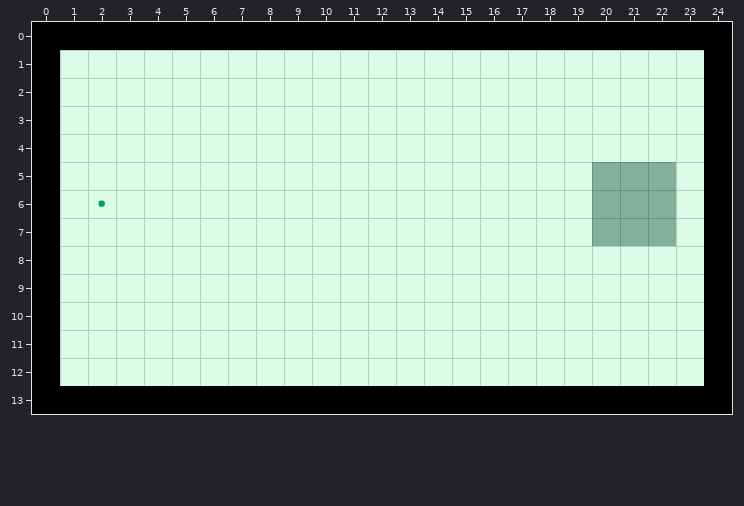
One commit to this Tiled map: res/tilemaps/synth1.tmx. The picture above was drawn from the file before the commit.
Cells are 32x32 px. Shown: x 0..24, y 0..13.
After:
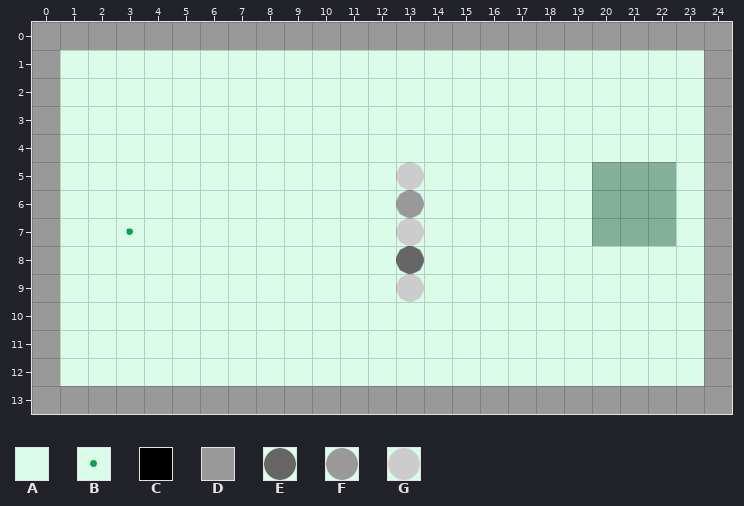
Key: from "foreground2": A 1, B 2 "dirt", C 18, D 21, E 38, F 39, G 40.
_ is an empty cell, . an unchanged one.
From old to new:
--- layer "physics"
@@ x 0..24 @@
- 0 CCCCCCCCCCCCCCCCCCCCCCCCC
- 1 C.......................C
- 2 C.......................C
- 3 C.......................C
- 4 C.......................C
- 5 C............A..........C
- 6 C.B..........A..........C
- 7 C..A.........A..........C
- 8 C............A..........C
- 9 C............A..........C
-10 C.......................C
-11 C.......................C
-12 C.......................C
-13 CCCCCCCCCCCCCCCCCCCCCCCCC
+ 0 DDDDDDDDDDDDDDDDDDDDDDDDD
+ 1 D.......................D
+ 2 D.......................D
+ 3 D.......................D
+ 4 D.......................D
+ 5 D............G..........D
+ 6 D.A..........F..........D
+ 7 D..B.........G..........D
+ 8 D............E..........D
+ 9 D............G..........D
+10 D.......................D
+11 D.......................D
+12 D.......................D
+13 DDDDDDDDDDDDDDDDDDDDDDDDD
